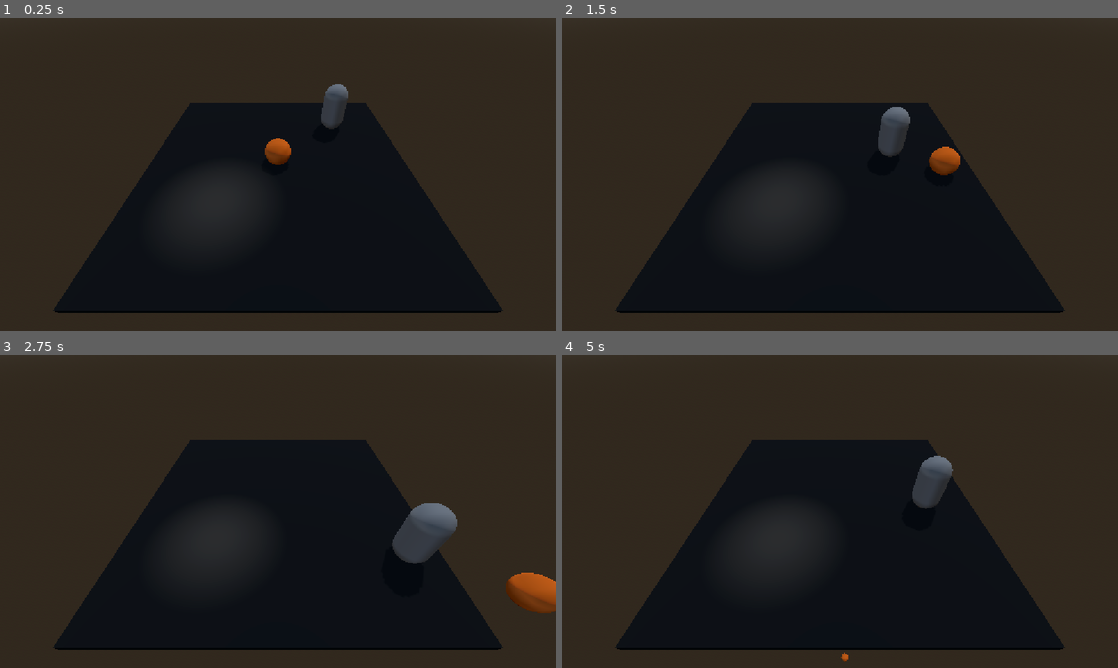
Above: before the commit, frames 1-4 (two rows, left to right).
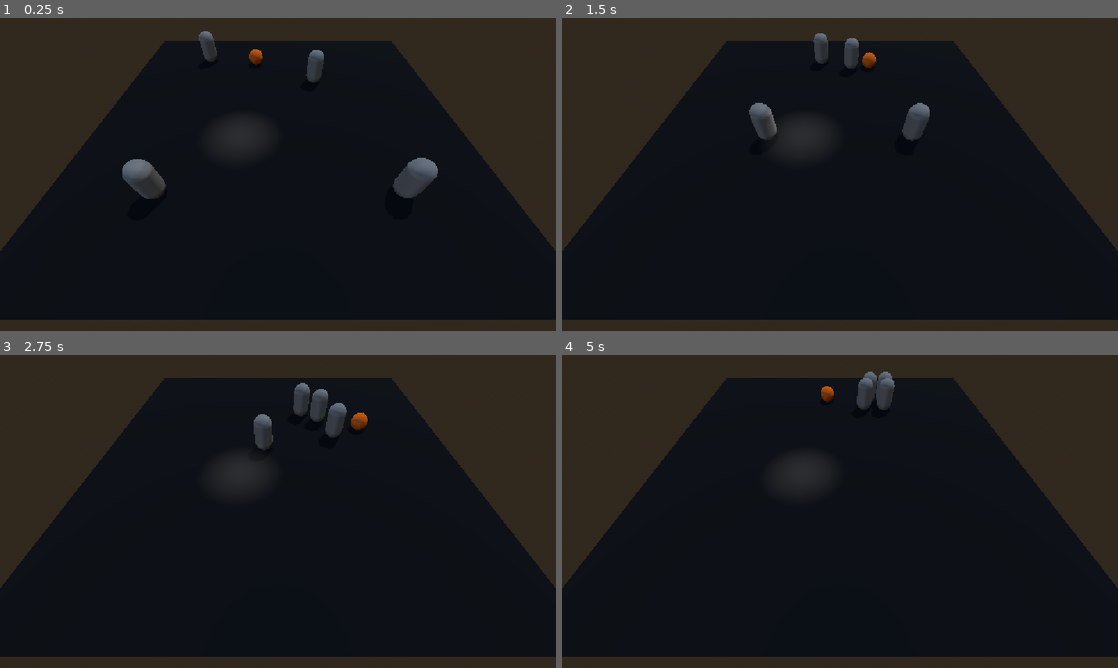
Above: after the commit, the same moments.

Repository: Dempsey845/moonlit-mayhem
Game: Godot game, scene res://Graveyard/graveyard.tscn
The game is run twice, just before and just after one commit, with the same random seed, the same clock (stepped at 60 frames per second) and the same inputs.
Inputs:
- Up to frame 1 (0.25 s): no input
- Up to frame 2 (1.5 s): hold D (move_right) 0.53-1.28 s; hold S (move_back) from 1.28 s (still down)
- Up to frame 3 (2.75 s): release S (move_back) at 2.03 s; hold D (move_right) from 2.03 s (still down)
- Up to frame 4 (5 s): release D (move_right) at 2.78 s; hold W (move_forward) 2.78-3.53 s; hold A (move_left) from 3.53 s (still down)

The runs differ from the first frame. In frame 1, 34% of the frame differs, in the area x 0-100%, y 4-97%; in frame 2, 34%; in frame 3, 33%; in frame 4, 33%.

Commit message:
Converted moonlight to use an Area3D for overlap detection and created a game manager script for handling the game logic.

Diff:
--- a/Ghost/ghost.gd
+++ b/Ghost/ghost.gd
@@ -1,3 +1,4 @@
+class_name Ghost
 extends CharacterBody3D
 
 enum State { CHASE, FLEE }
@@ -5,7 +6,7 @@
 @export var player: Node3D
 @export var chase_speed: float = 3.0
 @export var flee_speed: float = 4.0
-@export var flee_distance: float = 8.0
+@export var flee_distance: float = 4.0
 @export var repath_interval: float = 0.25
 
 @onready var navigation_agent: NavigationAgent3D = $NavigationAgent3D
--- a/Graveyard/graveyard.tscn
+++ b/Graveyard/graveyard.tscn
@@ -1,5 +1,6 @@
 [gd_scene format=3 uid="uid://dbyfdoyyhd0d4"]
 
+[ext_resource type="Script" uid="uid://bnfr02gvfscka" path="res://Systems/game_manager.gd" id="1_2m5em"]
 [ext_resource type="PackedScene" uid="uid://c5sh5wsrxb575" path="res://Player/player.tscn" id="1_puhq3"]
 [ext_resource type="Script" uid="uid://bc6q6c74okrly" path="res://Moonlight/moonlight.gd" id="2_rvh4u"]
 [ext_resource type="PackedScene" uid="uid://wrg516q7xe4g" path="res://Ghost/ghost.tscn" id="3_oqqt7"]
@@ -17,13 +18,21 @@
 glow_enabled = true
 
 [sub_resource type="NavigationMesh" id="NavigationMesh_xrivr"]
-vertices = PackedVector3Array(-4.5, 0.29337648, -4.5, -4.5, 0.29337648, 4.5, 4.5, 0.29337648, 4.5, 4.5, 0.29337648, -4.5)
+vertices = PackedVector3Array(-9.5, 0.29337648, -9.5, -9.5, 0.29337648, 9.5, 9.5, 0.29337648, 9.5, 9.5, 0.29337648, -9.5)
 polygons = [PackedInt32Array(3, 2, 0), PackedInt32Array(0, 2, 1)]
 
 [sub_resource type="StandardMaterial3D" id="StandardMaterial3D_xrivr"]
 albedo_color = Color(0.11119685, 0.11119684, 0.11119684, 1)
 
+[sub_resource type="CylinderShape3D" id="CylinderShape3D_gei8a"]
+
 [node name="Graveyard" type="Node3D" unique_id=378118441]
+
+[node name="GameManager" type="Node" parent="." unique_id=204649578 node_paths=PackedStringArray("moonlight", "player", "ghost_container")]
+script = ExtResource("1_2m5em")
+moonlight = NodePath("../Moonlight")
+player = NodePath("../Player")
+ghost_container = NodePath("../Ghosts")
 
 [node name="DirectionalLight3D" type="DirectionalLight3D" parent="." unique_id=1076600132]
 transform = Transform3D(-0.8660254, -0.43301278, 0.25, 0, 0.49999997, 0.86602545, -0.50000006, 0.75, -0.43301266, 0, 0, 0)
@@ -41,23 +50,42 @@
 
 [node name="CSGBox3D" type="CSGBox3D" parent="NavigationRegion3D/CSGCombiner3D" unique_id=56756119]
 transform = Transform3D(1, 0, 0, 0, 1, 0, 0, 0, 1, 0, -0.10662353, 0)
-size = Vector3(10, 0.2, 10)
+size = Vector3(20, 0.2, 20)
 material = SubResource("StandardMaterial3D_xrivr")
 
 [node name="Player" parent="." unique_id=406549635 instance=ExtResource("1_puhq3")]
+transform = Transform3D(1, 0, 0, 0, 1, 0, 0, 0, 1, -1.6437583, 0, -5.8968515)
 
 [node name="Camera3D" type="Camera3D" parent="." unique_id=2064649073]
-transform = Transform3D(1, 0, 0, 0, 0.7071068, 0.7071068, 0, -0.7071068, 0.7071068, 0, 5.334407, 6.061539)
+transform = Transform3D(1, 0, 0, 0, 0.59098685, 0.8066813, 0, -0.8066813, 0.59098685, 0, 7.55209, 10.0930605)
 
-[node name="Moonlight" type="SpotLight3D" parent="." unique_id=884361163 node_paths=PackedStringArray("player")]
+[node name="Moonlight" type="SpotLight3D" parent="." unique_id=884361163]
 transform = Transform3D(1, 0, 0, 0, -4.371139e-08, 1, 0, -1, -4.371139e-08, -2, 4, 2)
 light_energy = 4.644
 spot_range = 6.0
 spot_angle = 30.0
 script = ExtResource("2_rvh4u")
-player = NodePath("../Player")
 ground_y = -0.1
 
-[node name="Ghost" parent="." unique_id=250297818 node_paths=PackedStringArray("player") instance=ExtResource("3_oqqt7")]
+[node name="Area3D" type="Area3D" parent="Moonlight" unique_id=866341441]
+
+[node name="CollisionShape3D" type="CollisionShape3D" parent="Moonlight/Area3D" unique_id=1331068365]
+shape = SubResource("CylinderShape3D_gei8a")
+
+[node name="Ghosts" type="Node3D" parent="." unique_id=1577121120]
+
+[node name="Ghost" parent="Ghosts" unique_id=250297818 node_paths=PackedStringArray("player") instance=ExtResource("3_oqqt7")]
 transform = Transform3D(1, 0, 0, 0, 1, 0, 0, 0, 1, 3, 0, -3)
-player = NodePath("../Player")
+player = NodePath("../../Player")
+
+[node name="Ghost2" parent="Ghosts" unique_id=921682990 node_paths=PackedStringArray("player") instance=ExtResource("3_oqqt7")]
+transform = Transform3D(1, 0, 0, 0, 1, 0, 0, 0, 1, -5.798174, 0, -6.384566)
+player = NodePath("../../Player")
+
+[node name="Ghost3" parent="Ghosts" unique_id=1240601739 node_paths=PackedStringArray("player") instance=ExtResource("3_oqqt7")]
+transform = Transform3D(1, 0, 0, 0, 1, 0, 0, 0, 1, 5.683134, -9.536743e-07, 6.1117854)
+player = NodePath("../../Player")
+
+[node name="Ghost4" parent="Ghosts" unique_id=1604923520 node_paths=PackedStringArray("player") instance=ExtResource("3_oqqt7")]
+transform = Transform3D(1, 0, 0, 0, 1, 0, 0, 0, 1, -5.3772993, -9.536743e-07, 6.23109)
+player = NodePath("../../Player")
--- a/Moonlight/moonlight.gd
+++ b/Moonlight/moonlight.gd
@@ -1,29 +1,83 @@
+class_name Moonlight
 extends SpotLight3D
 
-@export var player: Node3D
+signal target_entered_light
+signal target_exited_light
+
 @export var ground_y: float = 0.0
+@export var detection_height: float = 3.0
 
-var player_in_light: bool = false
+@onready var detection_area: Area3D = $Area3D
+@onready var detection_shape: CollisionShape3D = $Area3D/CollisionShape3D
 
-func _physics_process(_delta: float) -> void:
-	player_in_light = is_player_in_light()
+var current_target: Node3D
+var current_target_in_light: bool = false
 
 
-func is_player_in_light() -> bool:
-	if not is_instance_valid(player) or not is_visible_in_tree():
-		return false
+func _ready() -> void:
+	detection_area.body_entered.connect(_on_body_entered)
+	detection_area.body_exited.connect(_on_body_exited)
+	visibility_changed.connect(_on_visibility_changed)
 
-	var height: float = global_position.y - ground_y
+	refresh_detection()
 
-	if height <= 0.0:
-		return false
 
-	var radius: float = height * tan(deg_to_rad(spot_angle))
+func refresh_detection() -> void:
+	var height := maxf(global_position.y - ground_y, 0.0)
+	var cone_radius := height * tan(deg_to_rad(spot_angle))
+	var range_radius := sqrt(maxf(
+		spot_range * spot_range - height * height,
+		0.0
+	))
 
-	var light_position: Vector2 = Vector2(global_position.x, global_position.z)
-	var player_position: Vector2 = Vector2(player.global_position.x, player.global_position.z)
-	var distance_squared: float = light_position.distance_squared_to(player_position)
+	var shape := CylinderShape3D.new()
+	shape.radius = maxf(minf(cone_radius, range_radius), 0.001)
+	shape.height = detection_height
+	detection_shape.shape = shape
 
-	var within_range: bool = height * height + distance_squared <= spot_range * spot_range
+	detection_area.global_transform = Transform3D(
+		Basis.IDENTITY,
+		Vector3(
+			global_position.x,
+			ground_y + detection_height * 0.5,
+			global_position.z
+		)
+	)
 
-	return within_range and distance_squared <= radius * radius
+	detection_shape.set_deferred(
+		"disabled",
+		height <= 0.0 or height >= spot_range
+	)
+
+
+func _on_body_entered(body: Node3D) -> void:
+	if body == current_target and is_visible_in_tree():
+		_set_target_in_light(true)
+
+
+func _on_body_exited(body: Node3D) -> void:
+	if body == current_target:
+		_set_target_in_light(false)
+
+
+func _on_visibility_changed() -> void:
+	if not is_node_ready():
+		return
+
+	_set_target_in_light(
+		is_visible_in_tree()
+		and is_instance_valid(current_target)
+		and detection_area.overlaps_body(current_target)
+	)
+
+
+func _set_target_in_light(value: bool) -> void:
+	if current_target_in_light == value:
+		return
+
+	current_target_in_light = value
+
+	if value:
+		target_entered_light.emit()
+	else:
+		target_exited_light.emit()
--- a/Player/player.gd
+++ b/Player/player.gd
@@ -1,3 +1,4 @@
+class_name Player
 extends CharacterBody3D
 
 @export var speed: float = 5.0
--- /dev/null
+++ b/Systems/game_manager.gd
@@ -0,0 +1,49 @@
+extends Node
+
+@export var moonlight: Moonlight
+@export var player: Player
+@export var moon_light_follow_speed: float = 5.0
+@export var ghost_container: Node3D
+
+var ghosts: Array[Ghost] = []
+var is_moonlight_following: bool = false
+
+
+func _ready() -> void:
+	set_process(false)
+
+	for child in ghost_container.get_children():
+		if child is Ghost:
+			ghosts.append(child)
+
+	moonlight.target_entered_light.connect(_on_target_entered_light)
+	moonlight.target_exited_light.connect(_on_target_exited_light)
+	moonlight.current_target = player
+
+
+func _process(delta: float) -> void:
+	var weight := 1.0 - exp(-moon_light_follow_speed * delta)
+	var position := moonlight.global_position
+
+	position.x = lerpf(position.x, player.global_position.x, weight)
+	position.z = lerpf(position.z, player.global_position.z, weight)
+
+	moonlight.global_position = position
+
+
+func _on_target_entered_light() -> void:
+	is_moonlight_following = true
+	set_process(true)
+	set_ghosts_fleeing(true)
+
+
+func _on_target_exited_light() -> void:
+	is_moonlight_following = false
+	set_process(false)
+	set_ghosts_fleeing(false)
+
+
+func set_ghosts_fleeing(fleeing: bool) -> void:
+	for ghost in ghosts:
+		if is_instance_valid(ghost):
+			ghost.set_fleeing(fleeing)
Not shown, added: Systems/game_manager.gd.uid
